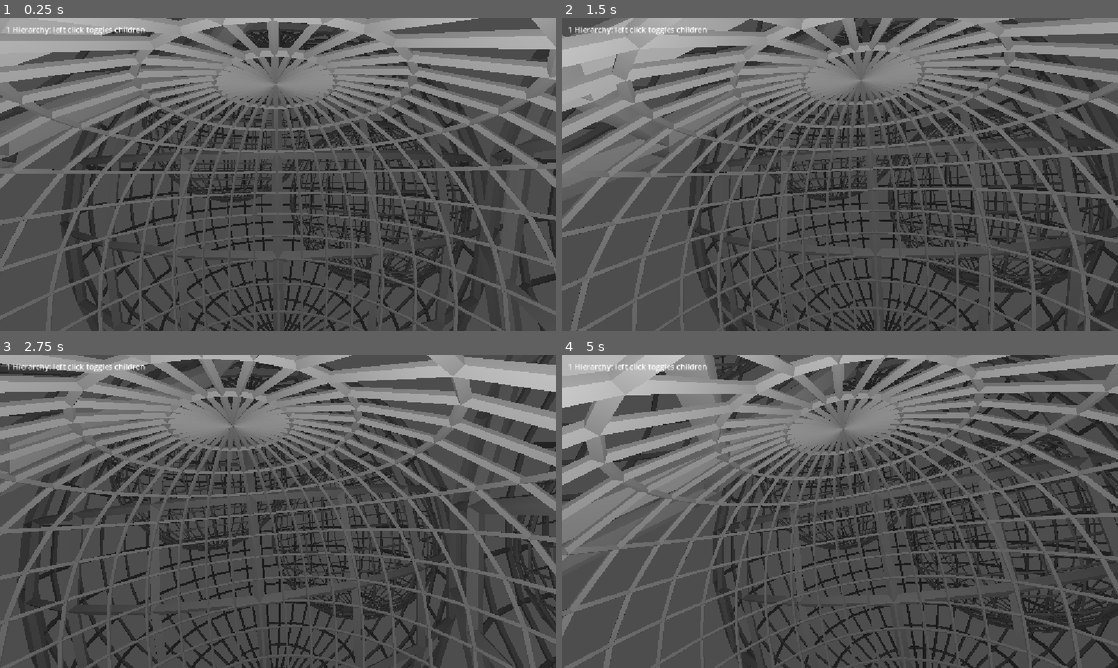
Above: before the commit, frames 1-4 (two rows, left to right).
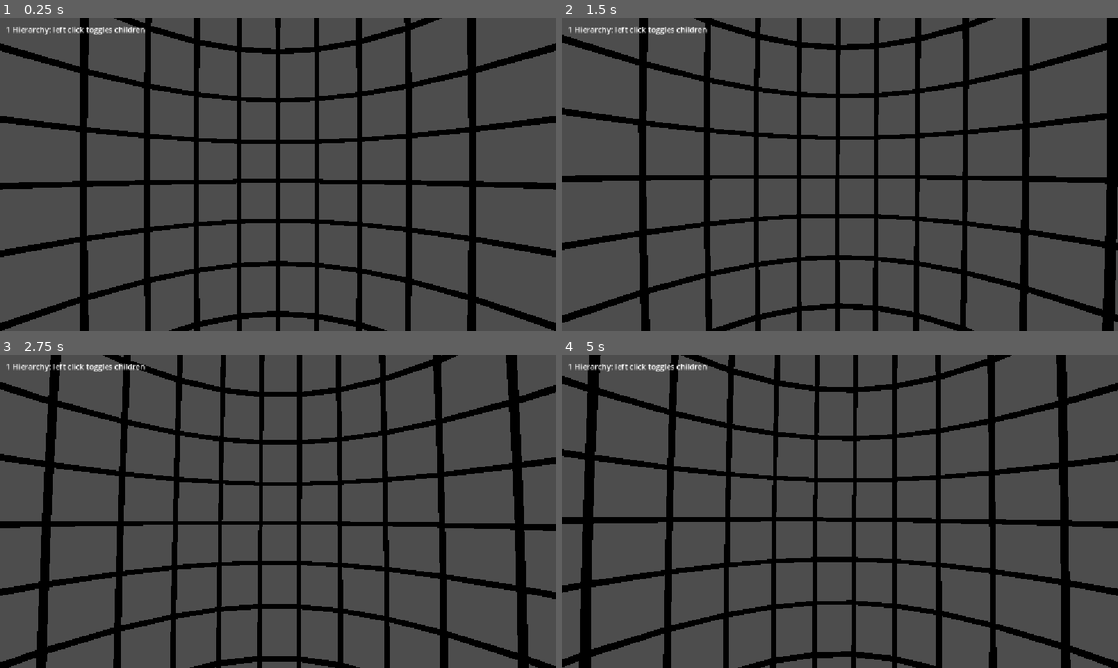
Above: after the commit, the same moments.

Repository: samuelvazan/the-machine-videogame
Game: Godot game, scene res://main.tscn
Same seed, same stepped clock (60 frames per second), same inputs: the game is played once before the commit and once after it.
Inputs (mouse positions are in pixels of both pictures, inside the frame that each line leads up to):
- Up to frame 1 (0.25 s): no input
- Up to frame 2 (1.5 s): tap Enter at 0.5 s; move the mouse to (867, 174) at 0.52 s; tap S (camBackward) at 0.6 s; click (867, 174) at 0.67 s; move the mouse to (812, 174) at 1.27 s; tap E (camDown) at 1.35 s; click (812, 174) at 1.42 s
- Up to frame 3 (2.75 s): move the mouse to (289, 505) at 2.02 s; tap W (camForward) at 2.1 s; click (289, 505) at 2.17 s
- Up to frame 4 (5 s): move the mouse to (834, 517) at 2.77 s; tap A (camLeft) at 2.85 s; click (834, 517) at 2.92 s; move the mouse to (878, 514) at 3.52 s; tap Down (camRdown) at 3.6 s; click (878, 514) at 3.67 s; move the mouse to (795, 508) at 4.27 s; tap D (camRight) at 4.35 s; click (795, 508) at 4.42 s

The runs differ from the first frame. In frame 1, 56% of the frame differs, in the area x 0-100%, y 0-100%; in frame 2, 57%; in frame 3, 57%; in frame 4, 57%.

Commit message:
space scale adjustments

Diff:
--- a/camera3d.gd
+++ b/camera3d.gd
@@ -6,7 +6,7 @@
 
 extends Camera3D
 
-@export var move_speed := 1.0
+@export var move_speed := 20.0
 @export var rotate_speed := 1.5
 
 func _ready():
--- a/island_manager.gd
+++ b/island_manager.gd
@@ -44,7 +44,7 @@
 
 @export var island_scene: PackedScene
 @export var root_name := "root"
-@export var starter_root_radius := 50.0
+@export var starter_root_radius := 1000.0 #carefull, this one only gets applied when you rebuild the scenetree!
 @export var starter_root_type: String
 @export var starter_preset_name: String
 @export var starter_nested_child_index := -1
@@ -329,7 +329,7 @@
 	if error != OK:
 		push_error("Could not save island graph: " + error_string(error))
 
-@export var rotation_speed_degrees := 1.0 #This is the speed controll. Temporarily disabled, but DO NOT REMOVE IT. Its usefull.
+@export var rotation_speed_degrees := 0.0 #This is the speed controll. Temporarily disabled, but DO NOT REMOVE IT. Its usefull.
 
 # Runs in a loop, forever, until terminated. It should never get terminated.
 func _process(delta: float) -> void:
@@ -344,5 +344,5 @@
 	BFS(
 		root_name,
 		camera.global_position,
-		20.0
+		60.0
 	)
